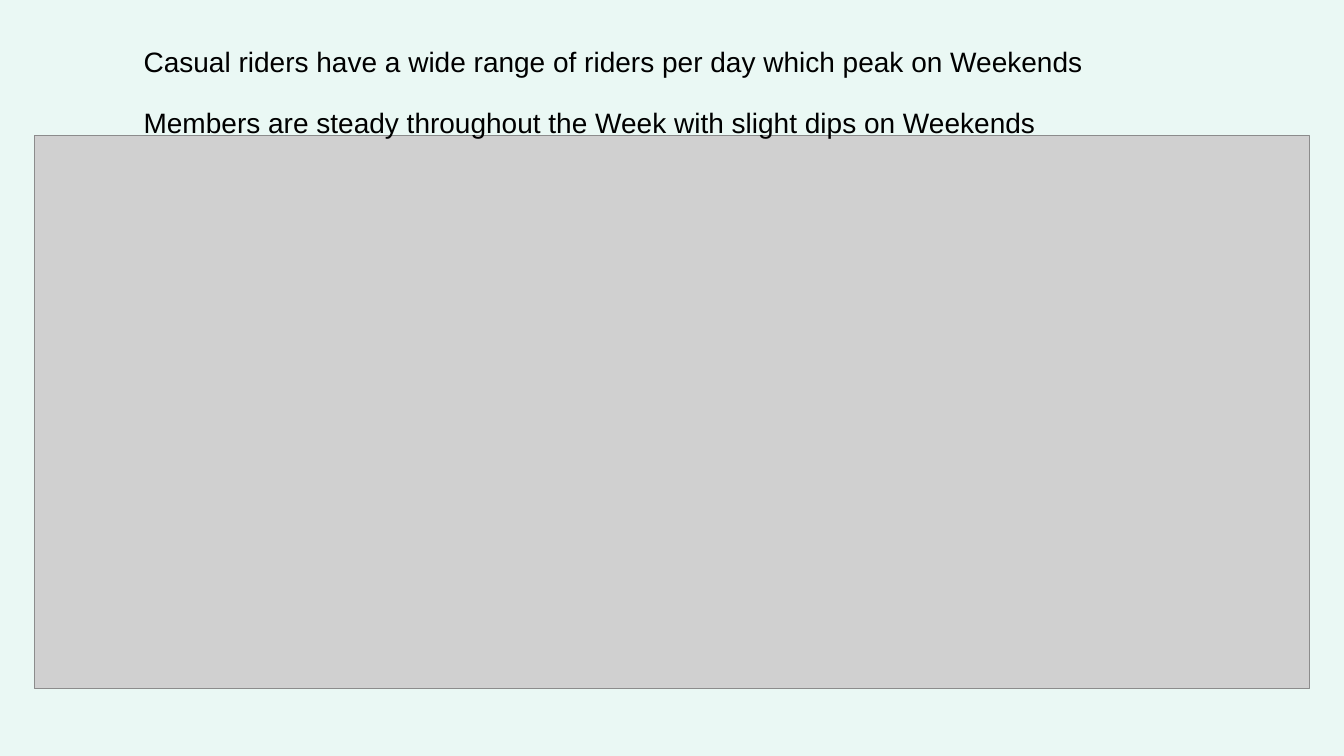
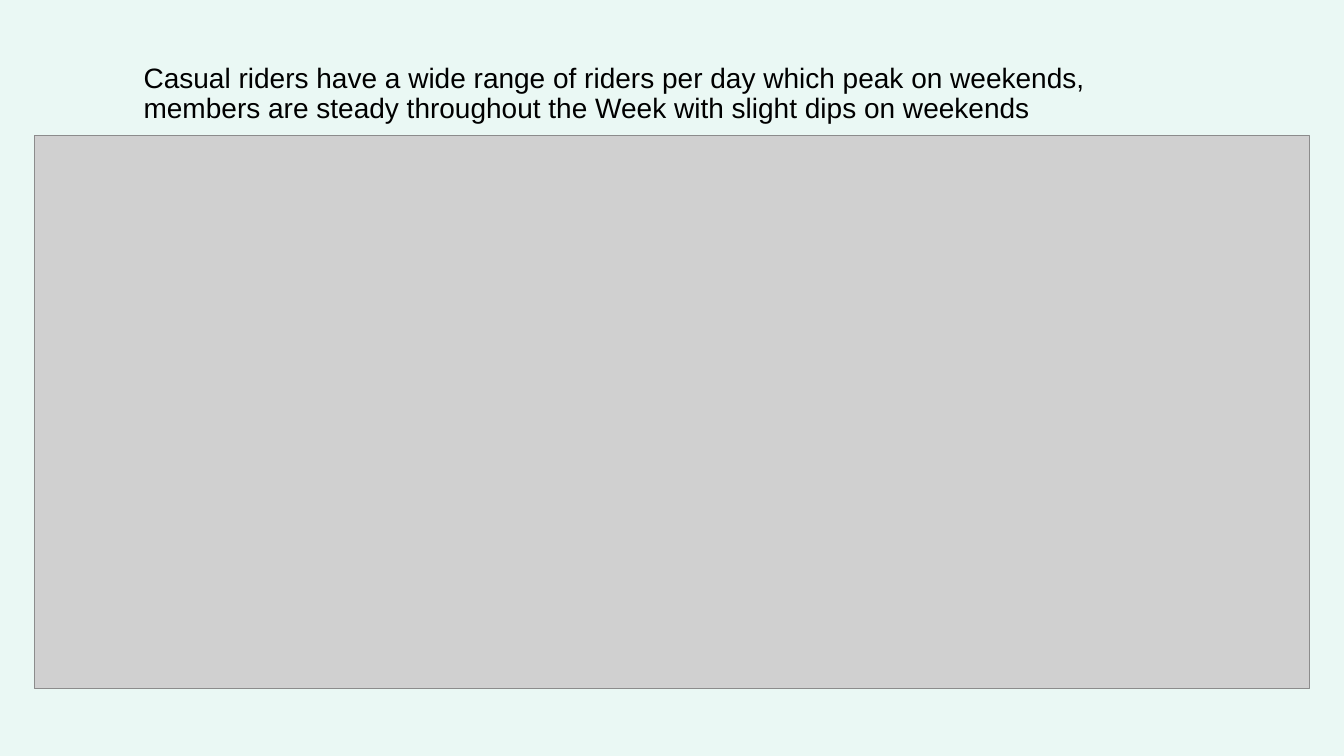
Before and after one commit to Ermiasmolla/.github.io, a slide deck: slide 8 of Cyclistic Case Study.pptx. Drawn at 1344x756 pixels with LibreOffice and Linux fonts; fonts in the diff are those of the drawing; grey boxes stand for pictures. Boxes give left, top, right and bottom in pixels: in the first picture for what was removed or moved away, otherwise in the second. Text is boxed around its words. In the diff, an @@ line names an element or a change of style, - is before the commit and + after.

```diff
--- a/Cyclistic Case Study.pptx
+++ b/Cyclistic Case Study.pptx
@@ title at box(144, 67, 1084, 123): text changed @@
-Casual riders have a wide range of riders per day which peak on Weekends
-Members are steady throughout the Week with slight dips on Weekends
+Casual riders have a wide range of riders per day which peak on weekends, members are steady throughout the Week with slight dips on weekends
```
Also in this commit, not shown: 4 other slides changed, 3 other files.
